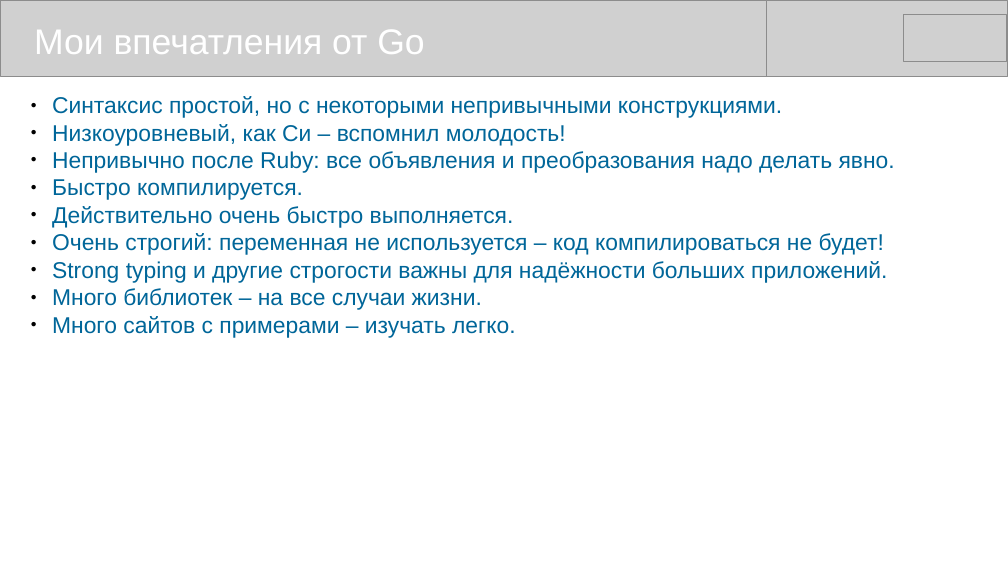
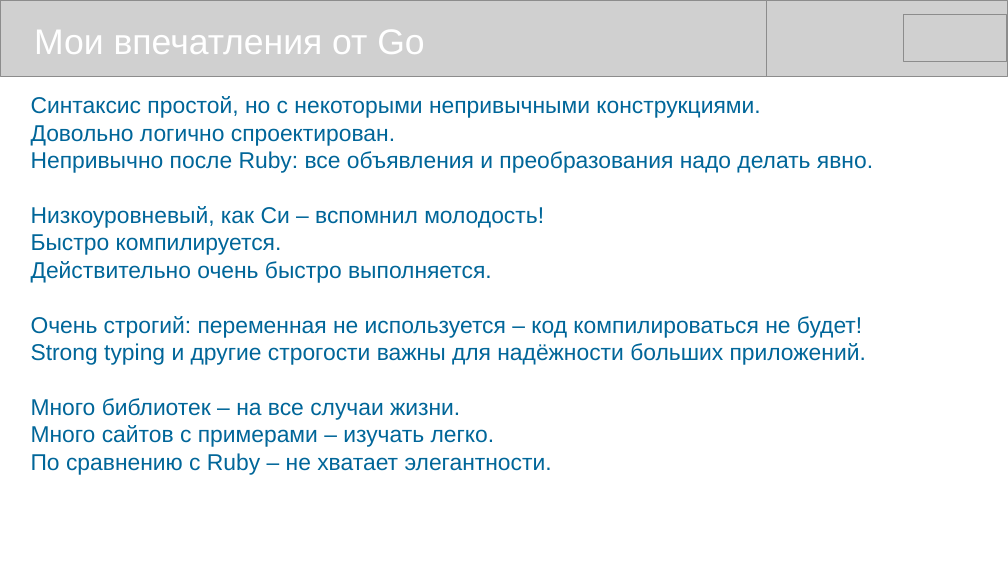
Before and after one commit to mike-shock/Go_language, a slide deck: slide 34 of Go_Intro.odp (slide 26 before the commit). Drawn at 1008x567 pixels with LibreOffice and Linux fonts; fonts in the diff are those of the drawing; grey boxes stand for pictures. Boxes give left, top, right and bottom in pixels: in the first picture for what was removed or moved away, otherwise in the second. Text is boxed around its words. In the diff, an @@ line names an element or a change of style, - is before the commit and + after.

```diff
--- a/Go_Intro.odp
+++ b/Go_Intro.odp
@@ text at <box>31,96,866,447</box>: bullet ● to none @@
@@ text at <box>31,125,873,173</box>: paragraphs added @@
+Довольно логично спроектирован.
+Непривычно после Ruby: все объявления и преобразования надо делать явно.
@@ text at <box>52,151,895,173</box>: paragraph removed @@
-● Непривычно после Ruby: все объявления и преобразования надо делать явно.
@@ text at <box>31,453,552,475</box>: paragraph added @@
+По сравнению с Ruby – не хватает элегантности.
```
Also in this commit, not shown: 13 other slides changed, 8 slides added.
